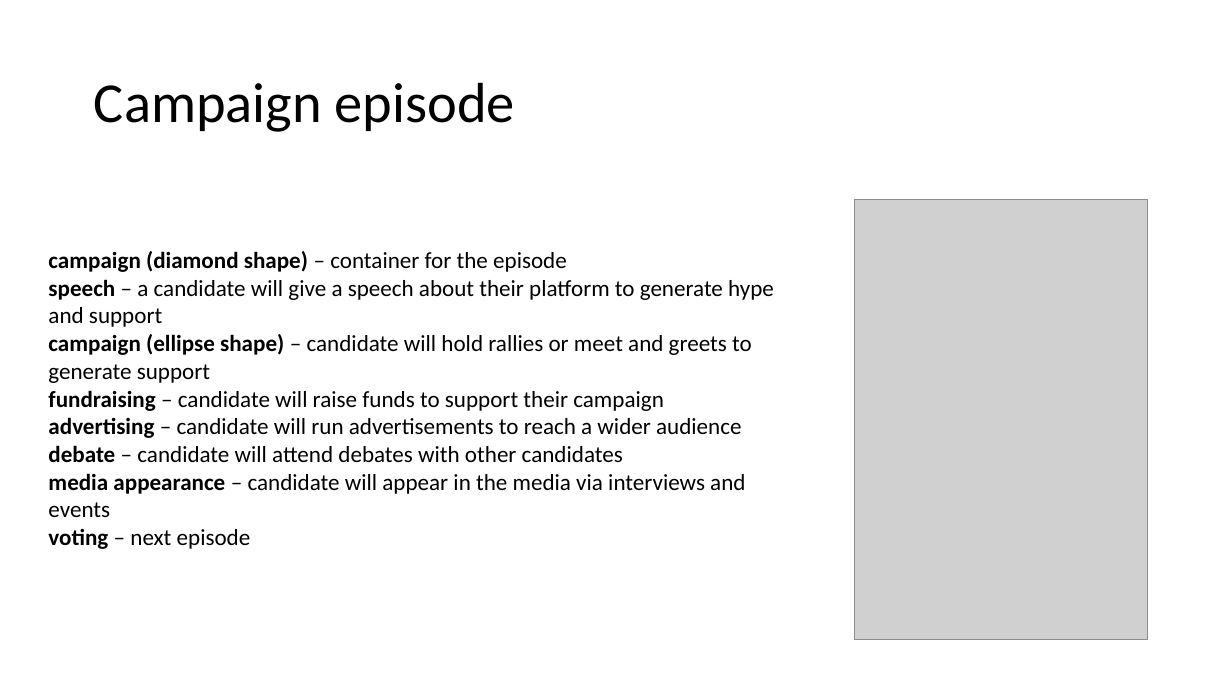
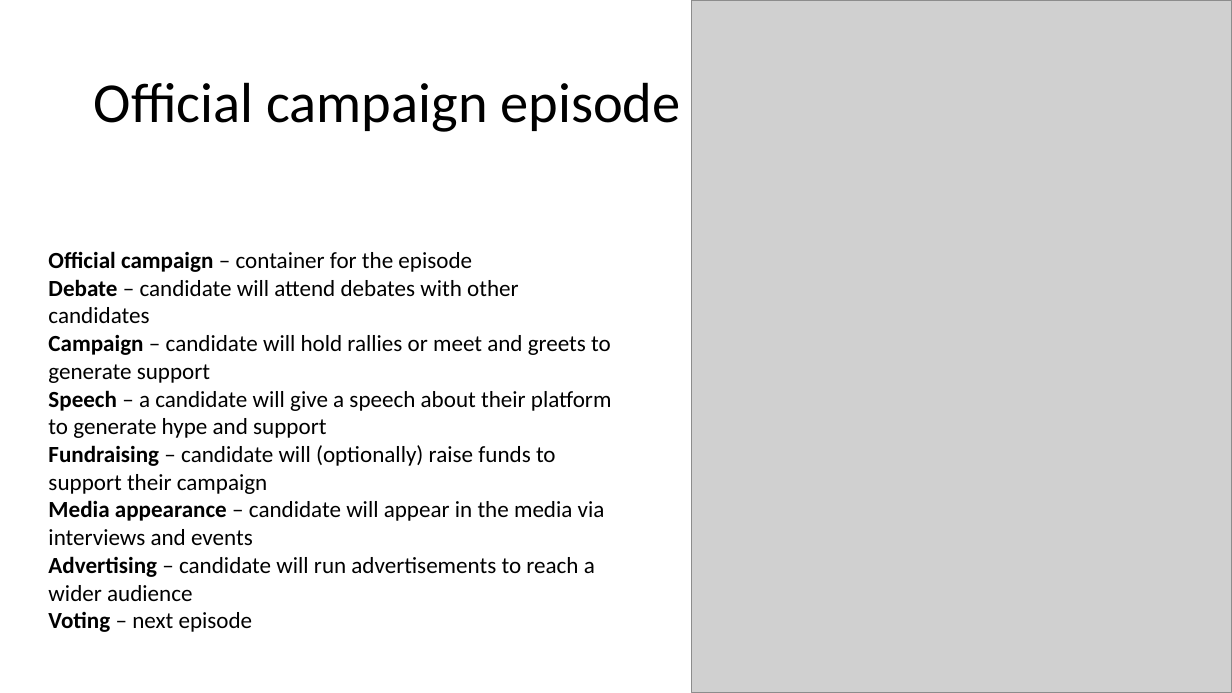
Before and after one commit to RESIN-KAIROS/schemalib, a slide deck: slide 4 of hrf/election.pptx. Drawn at 1232x693 pixels with LibreOffice and Linux fonts; fonts in the diff are those of the drawing; grey boxes stand for pictures. Boxes give left, top, right and bottom in pixels: in the first picture for what was removed or moved away, otherwise in the second. Text is boxed around its words. In the diff, an @@ line names an element or a change of style, - is before the commit and + after.

```diff
--- a/hrf/election.pptx
+++ b/hrf/election.pptx
@@ picture added at <box>692,1,1232,693</box> @@
@@ title at <box>94,82,680,132</box>: text changed @@
-Campaign episode
+Official campaign episode
@@ picture removed at <box>854,200,1147,640</box> @@
@@ text at <box>48,251,612,632</box>: text changed @@
-campaign (diamond shape) – container for the episode
-speech – a candidate will give a speech about their platform to generate hype and support
-campaign (ellipse shape) – candidate will hold rallies or meet and greets to generate support
-fundraising – candidate will raise funds to support their campaign
-advertising – candidate will run advertisements to reach a wider audience
-debate – candidate will attend debates with other candidates
-media appearance – candidate will appear in the media via interviews and events
-voting – next episode
+Official campaign – container for the episode
+Debate – candidate will attend debates with other candidates
+Campaign – candidate will hold rallies or meet and greets to generate support
+Speech – a candidate will give a speech about their platform to generate hype and support
+Fundraising – candidate will (optionally) raise funds to support their campaign
+Media appearance – candidate will appear in the media via interviews and events
+Advertising – candidate will run advertisements to reach a wider audience
+Voting – next episode
```
Also in this commit, not shown: 4 other slides changed.
